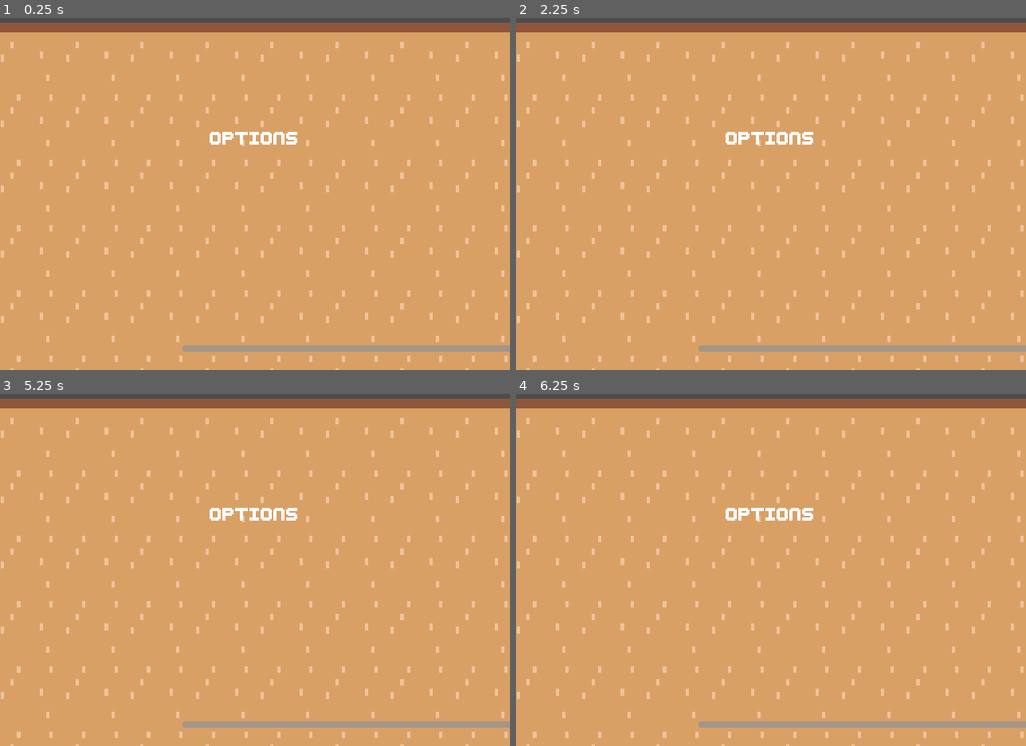
Above: before the commit, frames 1-4 (two rows, left to right).
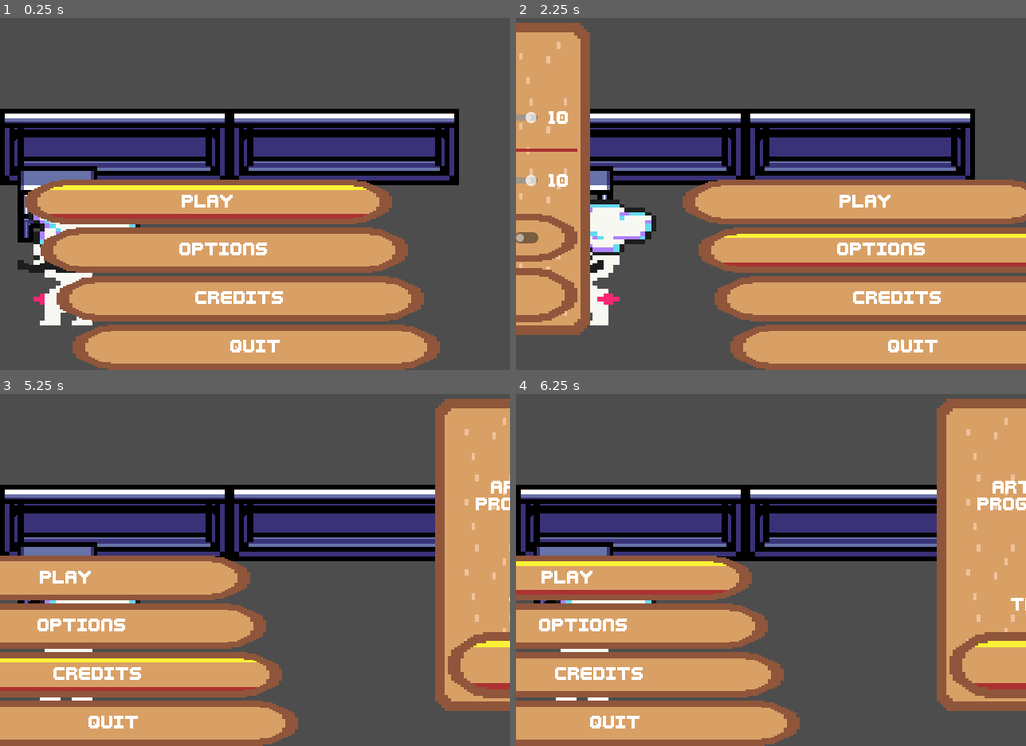
Above: after the commit, the same moments.

Repository: LettucePie/burgert
Game: Godot game, scene res://scenes/play.tscn
Two runs of this game, one before a commit and one after it. Both use one fixed random seed, a clock stepped at 60 frames per second and the inputs below. Before the commit the project starts from res://scenes/ui/main_menu.tscn.
Inputs (mouse positions are in pixels of both pictures, inside the frame that each line leads up to):
- Up to frame 1 (0.25 s): no input
- Up to frame 2 (2.25 s): click (725, 201) at 0.5 s, where only the run after the commit has a clickable "Play"; click (725, 201) at 1.25 s, where only the run after the commit has a clickable "Play"; click (740, 250) at 2 s, where only the run after the commit has a clickable "Options"
- Up to frame 3 (5.25 s): click (255, 672) at 2.75 s, where only the run after the commit has a clickable "Done"; hold Right (right) 3.53-4.28 s; tap Enter at 4.25 s; hold Left (left) 4.28-5 s; click (239, 675) at 5 s, where only the run after the commit has a clickable "Credits"
- Up to frame 4 (6.25 s): click (771, 665) at 5.75 s, where only the run after the commit has a clickable "Done"

The runs differ from the first frame. In frame 1, 79% of the frame differs, in the area x 0-100%, y 1-100%; in frame 2, 72%; in frame 3, 74%; in frame 4, 73%.

Commit message:
starting to mesh root->game->menu

Diff:
--- /dev/null
+++ b/assets/resources/sprites/work_station.tres
@@ -0,0 +1,7 @@
+[gd_resource type="AtlasTexture" load_steps=2 format=3 uid="uid://nabw6f4disui"]
+
+[ext_resource type="Texture2D" uid="uid://760qelralgim" path="res://assets/sprites/game/Worksheet_1.png" id="1_oaab1"]
+
+[resource]
+atlas = ExtResource("1_oaab1")
+region = Rect2(47, 192, 50, 48)
--- a/project.godot
+++ b/project.godot
@@ -11,7 +11,7 @@
 [application]
 
 config/name="Burgert"
-run/main_scene="res://scenes/ui/main_menu.tscn"
+run/main_scene="res://scenes/play.tscn"
 config/features=PackedStringArray("4.2", "GL Compatibility")
 config/icon="res://icon.svg"
 
--- /dev/null
+++ b/scenes/game/chef.gd
@@ -0,0 +1,47 @@
+extends Node2D
+class_name Chef
+
+var stations : Array[Workstation]
+var current_station : Workstation = null
+
+# Called when the node enters the scene tree for the first time.
+func _ready():
+	pass # Replace with function body.
+
+
+func set_station(ws : Workstation):
+	print("Setting Current Station: ", ws.ingredient)
+
+
+func assess_closest_station():
+	var smallest = 640
+	var target = null
+	if stations.size() > 0:
+		for s in stations:
+			var dist = abs(self.position.x - s.position.x)
+			if dist < smallest:
+				target = s
+				smallest = dist
+	if target != null:
+		set_station(target)
+
+
+# Called every frame. 'delta' is the elapsed time since the previous frame.
+func _physics_process(delta):
+	var move_vec : Vector2 = Vector2.ZERO
+	if Input.is_action_pressed("left"): move_vec.x -= 1
+	if Input.is_action_pressed("right"): move_vec.x += 1
+	position.x += move_vec.x * delta
+	if move_vec != Vector2.ZERO:
+		assess_closest_station()
+
+
+func _on_area_2d_area_entered(area):
+	if area.is_in_group("Workstation") and !stations.has(area):
+		stations.append(area)
+		assess_closest_station()
+
+
+func _on_area_2d_area_exited(area):
+	if stations.has(area):
+		stations.erase(area)
--- a/scenes/game/chef.tscn
+++ b/scenes/game/chef.tscn
@@ -1,9 +1,27 @@
-[gd_scene load_steps=2 format=3 uid="uid://ddp4wjcafmrbj"]
+[gd_scene load_steps=4 format=3 uid="uid://ddp4wjcafmrbj"]
 
 [ext_resource type="SpriteFrames" uid="uid://b6p88o7ouw26p" path="res://assets/resources/sprites/chef_frames.tres" id="1_758j5"]
+[ext_resource type="Script" path="res://scenes/game/chef.gd" id="1_qyhq5"]
+
+[sub_resource type="CircleShape2D" id="CircleShape2D_btgba"]
+radius = 46.5296
 
 [node name="chef" type="Node2D"]
+texture_filter = 1
+script = ExtResource("1_qyhq5")
 
 [node name="AnimatedSprite2D" type="AnimatedSprite2D" parent="."]
+scale = Vector2(2, 2)
 sprite_frames = ExtResource("1_758j5")
-animation = &"Run_Plate_L"
+animation = &"Idle_L"
+autoplay = "Idle_L"
+frame_progress = 0.884746
+
+[node name="Area2D" type="Area2D" parent="." groups=["Chef"]]
+
+[node name="CollisionShape2D" type="CollisionShape2D" parent="Area2D"]
+position = Vector2(-11, 23)
+shape = SubResource("CircleShape2D_btgba")
+
+[connection signal="area_entered" from="Area2D" to="." method="_on_area_2d_area_entered"]
+[connection signal="area_exited" from="Area2D" to="." method="_on_area_2d_area_exited"]
--- /dev/null
+++ b/scenes/game/game.gd
@@ -0,0 +1,12 @@
+extends Node
+class_name Game
+
+
+# Called when the node enters the scene tree for the first time.
+func _ready():
+	pass # Replace with function body.
+
+
+# Called every frame. 'delta' is the elapsed time since the previous frame.
+func _process(delta):
+	pass
--- /dev/null
+++ b/scenes/game/game.tscn
@@ -0,0 +1,10 @@
+[gd_scene load_steps=3 format=3 uid="uid://drcc15jq33yol"]
+
+[ext_resource type="Script" path="res://scenes/game/game.gd" id="1_ebpk4"]
+[ext_resource type="PackedScene" uid="uid://cb2lak3w8b1s8" path="res://scenes/game/kitchen_a.tscn" id="1_xsld7"]
+
+[node name="Game" type="Node"]
+process_mode = 1
+script = ExtResource("1_ebpk4")
+
+[node name="kitchen_a" parent="." instance=ExtResource("1_xsld7")]
--- a/scenes/game/kitchen_a.tscn
+++ b/scenes/game/kitchen_a.tscn
@@ -1,32 +1,43 @@
-[gd_scene load_steps=4 format=3 uid="uid://bud4js66ji46l"]
+[gd_scene load_steps=6 format=3 uid="uid://cb2lak3w8b1s8"]
 
-[ext_resource type="PackedScene" uid="uid://c2mcut13a1xud" path="res://scenes/game/chef_3d.tscn" id="1_iknjt"]
+[ext_resource type="PackedScene" uid="uid://ddp4wjcafmrbj" path="res://scenes/game/chef.tscn" id="2_0d1jc"]
+[ext_resource type="Texture2D" uid="uid://nabw6f4disui" path="res://assets/resources/sprites/work_station.tres" id="2_gi7bb"]
 [ext_resource type="Texture2D" uid="uid://f6jubesn86as" path="res://assets/resources/sprites/large_counter.tres" id="2_to378"]
+[ext_resource type="Script" path="res://scenes/game/workstation.gd" id="3_ualts"]
 
-[sub_resource type="TorusMesh" id="TorusMesh_dc1du"]
+[sub_resource type="RectangleShape2D" id="RectangleShape2D_dt4bo"]
+size = Vector2(40, 80)
 
-[node name="kitchen_a" type="Node3D"]
+[node name="kitchen_a" type="Node2D"]
+texture_filter = 1
 
-[node name="Camera3D" type="Camera3D" parent="."]
-transform = Transform3D(1, 0, 0, 0, 1, 0, 0, 0, 1, 0, 0, 5)
-projection = 1
-size = 4.0
+[node name="background_1" type="Node2D" parent="."]
+position = Vector2(0, -168)
 
-[node name="chef3d" parent="." instance=ExtResource("1_iknjt")]
-
-[node name="Objects" type="Node3D" parent="."]
-
-[node name="Counter" type="Sprite3D" parent="Objects"]
-transform = Transform3D(1.1, 0, 0, 0, 1.1, 0, 0, 0, 1.1, 0, 0, -0.251008)
+[node name="Sprite2D" type="Sprite2D" parent="background_1"]
+position = Vector2(144, 368)
+scale = Vector2(2, 2)
 texture = ExtResource("2_to378")
 
-[node name="Counter2" type="Sprite3D" parent="Objects"]
-transform = Transform3D(1.1, 0, 0, 0, 1.1, 0, 0, 0, 1.1, -1.6, 0, -0.251008)
+[node name="Sprite2D2" type="Sprite2D" parent="background_1"]
+position = Vector2(432, 368)
+scale = Vector2(2, 2)
 texture = ExtResource("2_to378")
 
-[node name="MeshInstance3D" type="MeshInstance3D" parent="Objects"]
-transform = Transform3D(0.79583, 0.555508, -0.24097, -0.0513662, 0.458454, 0.887232, 0.603338, -0.693708, 0.393386, 1.78527, 0, 0)
-mesh = SubResource("TorusMesh_dc1du")
+[node name="background_2" type="Node2D" parent="."]
+position = Vector2(0, -32)
 
-[node name="OmniLight3D" type="OmniLight3D" parent="."]
-transform = Transform3D(1, 0, 0, 0, 1, 0, 0, 0, 1, 0.575898, 0, 1.26116)
+[node name="workstation" type="Area2D" parent="background_2" groups=["Workstation"]]
+position = Vector2(72, 304)
+scale = Vector2(2, 2)
+script = ExtResource("3_ualts")
+
+[node name="CollisionShape2D" type="CollisionShape2D" parent="background_2/workstation"]
+position = Vector2(0, 20)
+shape = SubResource("RectangleShape2D_dt4bo")
+
+[node name="sprite" type="Sprite2D" parent="background_2/workstation"]
+texture = ExtResource("2_gi7bb")
+
+[node name="chef" parent="." instance=ExtResource("2_0d1jc")]
+position = Vector2(96, 328)
--- /dev/null
+++ b/scenes/game/workstation.gd
@@ -0,0 +1,13 @@
+extends Area2D
+class_name Workstation
+
+@export var ingredient : String = "Lettuce"
+
+# Called when the node enters the scene tree for the first time.
+func _ready():
+	pass # Replace with function body.
+
+
+# Called every frame. 'delta' is the elapsed time since the previous frame.
+func _process(delta):
+	pass
--- /dev/null
+++ b/scenes/play.gd
@@ -0,0 +1,14 @@
+extends Node
+class_name Play
+
+@export var game_scene : Game
+@export var main_menu : MainMenu
+
+# Called when the node enters the scene tree for the first time.
+func _ready():
+	get_tree().paused = true
+
+
+# Called every frame. 'delta' is the elapsed time since the previous frame.
+func _process(delta):
+	pass
--- /dev/null
+++ b/scenes/play.tscn
@@ -0,0 +1,15 @@
+[gd_scene load_steps=4 format=3 uid="uid://driqobsb18pkp"]
+
+[ext_resource type="PackedScene" uid="uid://tsfaclpdbofl" path="res://scenes/ui/main_menu.tscn" id="1_8ijes"]
+[ext_resource type="Script" path="res://scenes/play.gd" id="1_j8n80"]
+[ext_resource type="PackedScene" uid="uid://drcc15jq33yol" path="res://scenes/game/game.tscn" id="1_l5scj"]
+
+[node name="Play" type="Node" node_paths=PackedStringArray("game_scene", "main_menu")]
+process_mode = 3
+script = ExtResource("1_j8n80")
+game_scene = NodePath("Game")
+main_menu = NodePath("MainMenu")
+
+[node name="Game" parent="." instance=ExtResource("1_l5scj")]
+
+[node name="MainMenu" parent="." instance=ExtResource("1_8ijes")]
--- a/scenes/ui/main_menu.gd
+++ b/scenes/ui/main_menu.gd
@@ -1,4 +1,5 @@
 extends Control
+class_name MainMenu
 
 @export var anim : AnimationPlayer
 enum SCREENS{MAIN, OPTIONS, CREDITS}
--- a/scenes/ui/main_menu.tscn
+++ b/scenes/ui/main_menu.tscn
@@ -41,6 +41,42 @@
 "transitions": PackedFloat32Array(1),
 "update": 0,
 "values": [Vector2(640, 0)]
+}
+tracks/3/type = "value"
+tracks/3/imported = false
+tracks/3/enabled = true
+tracks/3/path = NodePath("Credits:size")
+tracks/3/interp = 1
+tracks/3/loop_wrap = true
+tracks/3/keys = {
+"times": PackedFloat32Array(0),
+"transitions": PackedFloat32Array(1),
+"update": 0,
+"values": [Vector2(640, 480)]
+}
+tracks/4/type = "value"
+tracks/4/imported = false
+tracks/4/enabled = true
+tracks/4/path = NodePath("Options:size")
+tracks/4/interp = 1
+tracks/4/loop_wrap = true
+tracks/4/keys = {
+"times": PackedFloat32Array(0),
+"transitions": PackedFloat32Array(1),
+"update": 0,
+"values": [Vector2(640, 480)]
+}
+tracks/5/type = "value"
+tracks/5/imported = false
+tracks/5/enabled = true
+tracks/5/path = NodePath("Main:size")
+tracks/5/interp = 1
+tracks/5/loop_wrap = true
+tracks/5/keys = {
+"times": PackedFloat32Array(0),
+"transitions": PackedFloat32Array(1),
+"update": 0,
+"values": [Vector2(640, 480)]
 }
 
 [sub_resource type="Animation" id="Animation_xe17m"]
@@ -193,6 +229,42 @@
 "update": 0,
 "values": [Vector2(640, 0)]
 }
+tracks/3/type = "value"
+tracks/3/imported = false
+tracks/3/enabled = true
+tracks/3/path = NodePath("Credits:size")
+tracks/3/interp = 1
+tracks/3/loop_wrap = true
+tracks/3/keys = {
+"times": PackedFloat32Array(0),
+"transitions": PackedFloat32Array(1),
+"update": 0,
+"values": [Vector2(640, 480)]
+}
+tracks/4/type = "value"
+tracks/4/imported = false
+tracks/4/enabled = true
+tracks/4/path = NodePath("Options:size")
+tracks/4/interp = 1
+tracks/4/loop_wrap = true
+tracks/4/keys = {
+"times": PackedFloat32Array(0),
+"transitions": PackedFloat32Array(1),
+"update": 0,
+"values": [Vector2(640, 480)]
+}
+tracks/5/type = "value"
+tracks/5/imported = false
+tracks/5/enabled = true
+tracks/5/path = NodePath("Main:size")
+tracks/5/interp = 1
+tracks/5/loop_wrap = true
+tracks/5/keys = {
+"times": PackedFloat32Array(0),
+"transitions": PackedFloat32Array(1),
+"update": 0,
+"values": [Vector2(640, 480)]
+}
 
 [sub_resource type="AnimationLibrary" id="AnimationLibrary_c5ufq"]
 _data = {
@@ -227,8 +299,6 @@
 anchors_preset = 15
 anchor_right = 1.0
 anchor_bottom = 1.0
-offset_right = 1280.0
-offset_bottom = 960.0
 grow_horizontal = 2
 grow_vertical = 2
 
@@ -243,7 +313,9 @@
 offset_right = -0.160034
 offset_bottom = -0.119995
 size_flags_vertical = 3
+focus_neighbor_left = NodePath(".")
 focus_neighbor_top = NodePath("../Quit")
+focus_neighbor_right = NodePath(".")
 focus_neighbor_bottom = NodePath("../Options")
 focus_next = NodePath("../Options")
 focus_previous = NodePath("../Quit")
@@ -259,7 +331,9 @@
 offset_top = 0.039978
 offset_bottom = -0.0800171
 size_flags_vertical = 3
+focus_neighbor_left = NodePath(".")
 focus_neighbor_top = NodePath("../Play")
+focus_neighbor_right = NodePath(".")
 focus_neighbor_bottom = NodePath("../Credits")
 focus_next = NodePath("../Credits")
 focus_previous = NodePath("../Play")
@@ -276,7 +350,9 @@
 offset_right = 0.159973
 offset_bottom = -0.0400085
 size_flags_vertical = 3
+focus_neighbor_left = NodePath(".")
 focus_neighbor_top = NodePath("../Options")
+focus_neighbor_right = NodePath(".")
 focus_neighbor_bottom = NodePath("../Quit")
 focus_next = NodePath("../Quit")
 focus_previous = NodePath("../Options")
@@ -292,7 +368,9 @@
 offset_top = 0.119995
 offset_right = 0.319946
 size_flags_vertical = 3
+focus_neighbor_left = NodePath(".")
 focus_neighbor_top = NodePath("../Credits")
+focus_neighbor_right = NodePath(".")
 focus_neighbor_bottom = NodePath("../Play")
 focus_next = NodePath("../Play")
 focus_previous = NodePath("../Credits")
@@ -304,8 +382,7 @@
 anchor_right = 1.0
 anchor_bottom = 1.0
 offset_left = -641.0
-offset_right = 639.0
-offset_bottom = 960.0
+offset_right = -641.0
 grow_horizontal = 2
 grow_vertical = 2
 
@@ -426,14 +503,18 @@
 custom_minimum_size = Vector2(0, 60)
 layout_mode = 2
 size_flags_vertical = 6
+focus_neighbor_left = NodePath(".")
 focus_neighbor_top = NodePath("../sfx_vol")
+focus_neighbor_right = NodePath(".")
 focus_neighbor_bottom = NodePath("../finished")
 text = "Swap A-B"
 
 [node name="finished" type="Button" parent="Options/Panel/VBoxContainer"]
 layout_mode = 2
 size_flags_vertical = 3
+focus_neighbor_left = NodePath(".")
 focus_neighbor_top = NodePath("../swap_confirm")
+focus_neighbor_right = NodePath(".")
 focus_neighbor_bottom = NodePath("../mus_vol")
 text = "Done"
 
@@ -443,8 +524,7 @@
 anchor_right = 1.0
 anchor_bottom = 1.0
 offset_left = 640.0
-offset_right = 1920.0
-offset_bottom = 960.0
+offset_right = 640.0
 grow_horizontal = 2
 grow_vertical = 2
 
@@ -496,6 +576,10 @@
 [node name="finished" type="Button" parent="Credits/Panel/VBoxContainer"]
 layout_mode = 2
 size_flags_vertical = 3
+focus_neighbor_left = NodePath(".")
+focus_neighbor_top = NodePath(".")
+focus_neighbor_right = NodePath(".")
+focus_neighbor_bottom = NodePath(".")
 text = "Done"
 
 [connection signal="pressed" from="Main/Options" to="." method="main_button_event" binds= ["options"]]
--- a/scenes/game/chef_3d.tscn
+++ b/testing/chef_3d.tscn
@@ -1,7 +1,7 @@
 [gd_scene load_steps=4 format=3 uid="uid://c2mcut13a1xud"]
 
 [ext_resource type="SpriteFrames" uid="uid://b6p88o7ouw26p" path="res://assets/resources/sprites/chef_frames.tres" id="1_2pahe"]
-[ext_resource type="Script" path="res://scenes/game/chef_3d.gd" id="1_qvhhd"]
+[ext_resource type="Script" path="res://testing/chef_3d.gd" id="1_qvhhd"]
 
 [sub_resource type="BoxShape3D" id="BoxShape3D_hpbu8"]
 size = Vector3(0.5, 1, 1)
--- /dev/null
+++ b/testing/kitchen_a_3d.tscn
@@ -0,0 +1,32 @@
+[gd_scene load_steps=4 format=3 uid="uid://bud4js66ji46l"]
+
+[ext_resource type="PackedScene" uid="uid://c2mcut13a1xud" path="res://testing/chef_3d.tscn" id="1_iknjt"]
+[ext_resource type="Texture2D" uid="uid://f6jubesn86as" path="res://assets/resources/sprites/large_counter.tres" id="2_to378"]
+
+[sub_resource type="TorusMesh" id="TorusMesh_dc1du"]
+
+[node name="kitchen_a_3d" type="Node3D"]
+
+[node name="Camera3D" type="Camera3D" parent="."]
+transform = Transform3D(1, 0, 0, 0, 1, 0, 0, 0, 1, 0, 0, 5)
+projection = 1
+size = 4.0
+
+[node name="chef3d" parent="." instance=ExtResource("1_iknjt")]
+
+[node name="Objects" type="Node3D" parent="."]
+
+[node name="Counter" type="Sprite3D" parent="Objects"]
+transform = Transform3D(1.1, 0, 0, 0, 1.1, 0, 0, 0, 1.1, 0, 0, -0.251008)
+texture = ExtResource("2_to378")
+
+[node name="Counter2" type="Sprite3D" parent="Objects"]
+transform = Transform3D(1.1, 0, 0, 0, 1.1, 0, 0, 0, 1.1, -1.6, 0, -0.251008)
+texture = ExtResource("2_to378")
+
+[node name="MeshInstance3D" type="MeshInstance3D" parent="Objects"]
+transform = Transform3D(0.79583, 0.555508, -0.24097, -0.0513662, 0.458454, 0.887232, 0.603338, -0.693708, 0.393386, 1.78527, 0, 0)
+mesh = SubResource("TorusMesh_dc1du")
+
+[node name="OmniLight3D" type="OmniLight3D" parent="."]
+transform = Transform3D(1, 0, 0, 0, 1, 0, 0, 0, 1, 0.575898, 0, 1.26116)
Renamed: scenes/game/chef_3d.gd -> testing/chef_3d.gd
